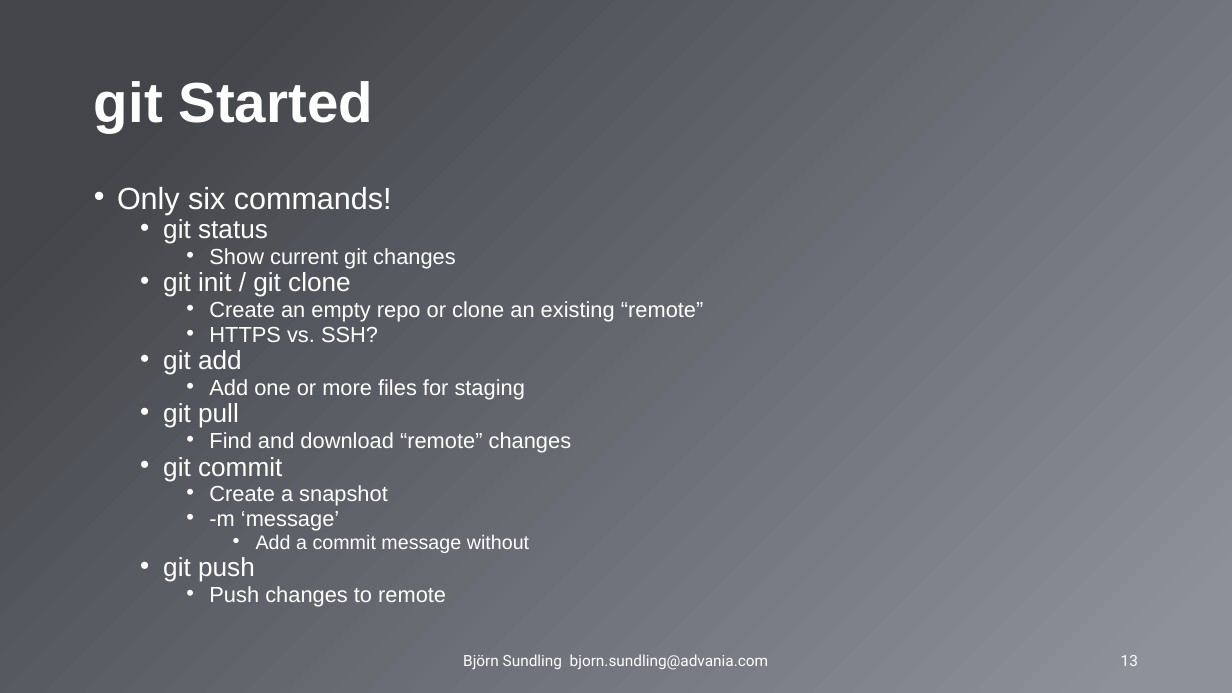
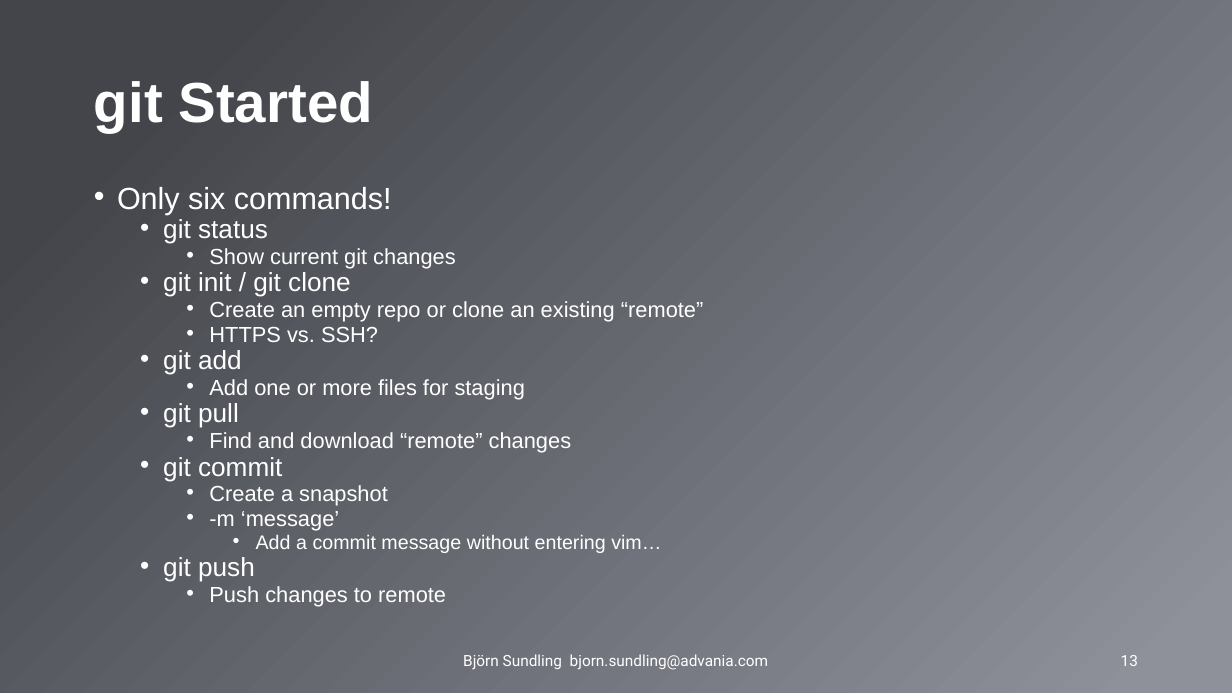
Before and after one commit to AdvaniaSE/PowerShellAdvancedFundamentals, a slide deck: slide 13 of PowerShell Advanced Fundamentals.pptx. Drawn at 1232x693 pixels with LibreOffice and Linux fonts; fonts in the diff are those of the drawing; background and template pictures are left out. Boxes give left, top, right and bottom in pixels: in the first picture for what was removed or moved away, otherwise in the second. Text is boxed around its words. In the diff, an @@ line names an element or a change of style, - is before the commit and + after.

```diff
--- a/PowerShell Advanced Fundamentals.pptx
+++ b/PowerShell Advanced Fundamentals.pptx
@@ text at box(256, 535, 661, 553): text changed @@
-      • Add a commit message without
+      • Add a commit message without entering vim…
```
Also in this commit, not shown: 3 other slides changed, 1 slide added.
